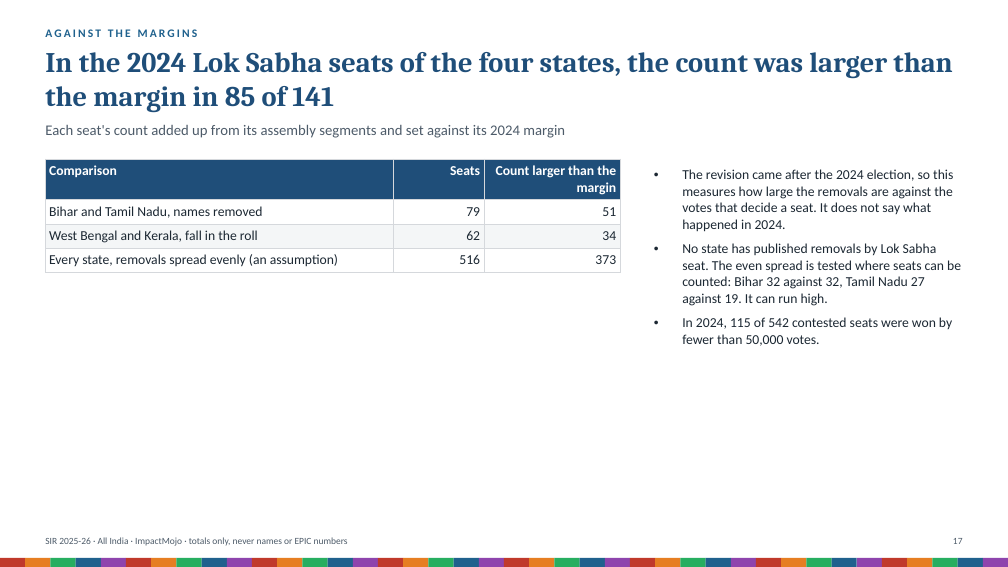
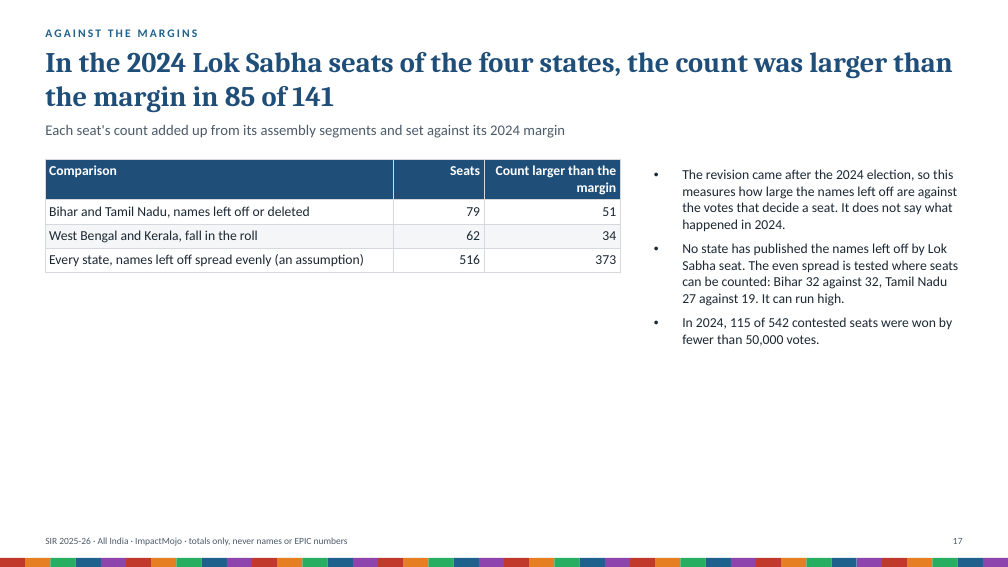
Before and after one commit to Varnasr/INDIA-DATA, a slide deck: slide 17 of reports/sir-india-deck.pptx. Drawn at 1008x567 pixels with LibreOffice and Linux fonts; fonts in the diff are those of the drawing. Boxes give left, top, right and bottom in pixels: in the first picture for what was removed or moved away, otherwise in the second. Text is boxed around its words. In the diff, an @@ line names an element or a change of style, - is before the commit and + after.

```diff
--- a/reports/sir-india-deck.pptx
+++ b/reports/sir-india-deck.pptx
@@ table at (45, 159, 620, 271) @@
-row 2, column 1: Bihar and Tamil Nadu, names removed
+row 2, column 1: Bihar and Tamil Nadu, names left off or deleted
-row 4, column 1: Every state, removals spread evenly (an assumption)
+row 4, column 1: Every state, names left off spread evenly (an assumption)
@@ text at (682, 169, 958, 306): text changed @@
-• The revision came after the 2024 election, so this measures how large the removals are against the votes that decide a seat. It does not say what happened in 2024.
-• No state has published removals by Lok Sabha seat. The even spread is tested where seats can be counted: Bihar 32 against 32, Tamil Nadu 27 against 19. It can run high.
+• The revision came after the 2024 election, so this measures how large the names left off are against the votes that decide a seat. It does not say what happened in 2024.
+• No state has published the names left off by Lok Sabha seat. The even spread is tested where seats can be counted: Bihar 32 against 32, Tamil Nadu 27 against 19. It can run high.
```
Also in this commit, not shown: 18 other slides changed, 44 other files.
